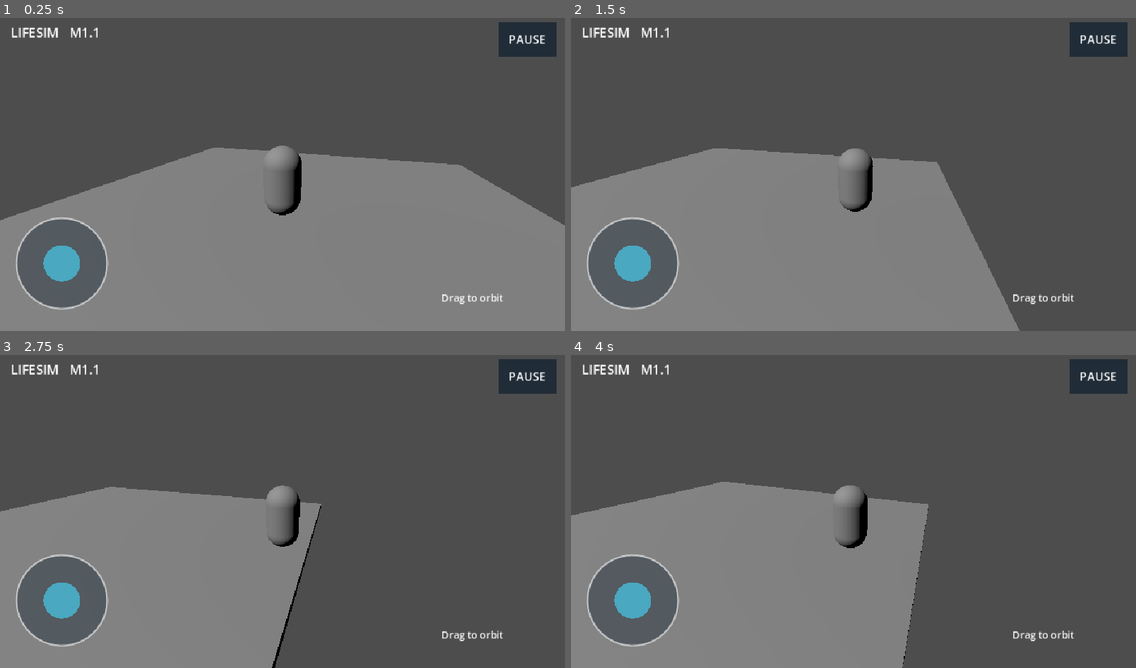
Above: before the commit, frames 1-4 (two rows, left to right).
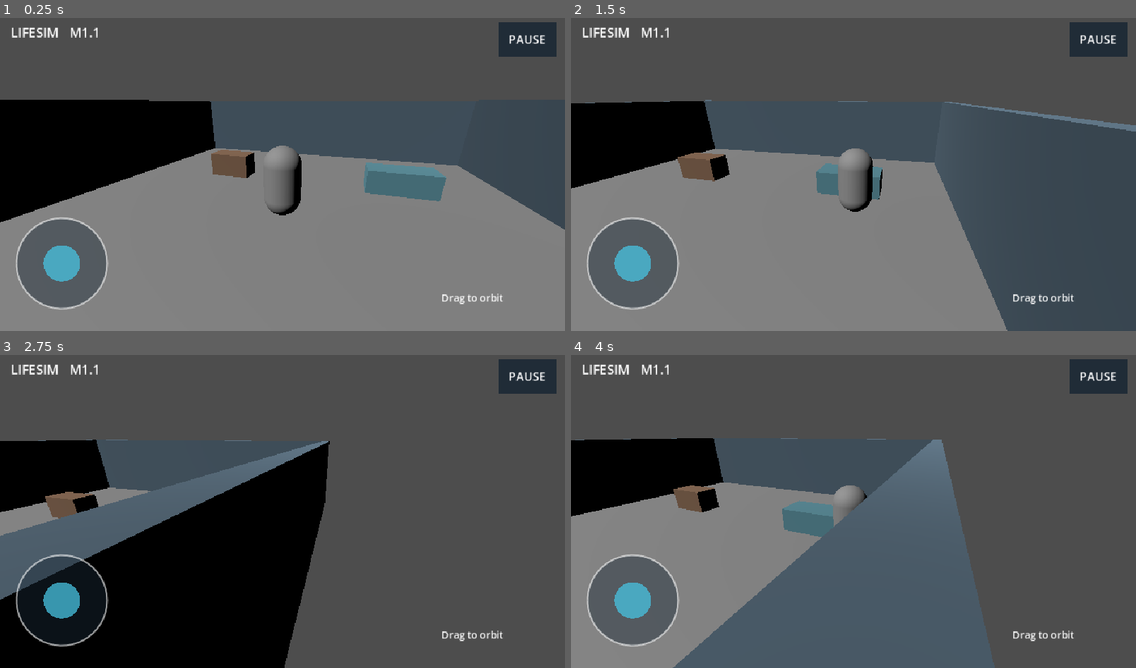
Above: after the commit, the same moments.

Repository: Ye-Shwethway/creators-universe-lifesim
Game: Godot game, scene res://scenes/main.tscn
The game is run twice, just before and just after one commit, with the same random seed, the same clock (stepped at 60 frames per second) and the same inputs.
Inputs (mouse positions are in pixels of both pictures, inside the frame that each line leads up to):
- Up to frame 1 (0.25 s): no input
- Up to frame 2 (1.5 s): move the mouse to (977, 155) at 0.52 s; hold D (move_right) 0.53-1.25 s; hold Shift (sprint) 0.53-1.25 s; click (977, 155) at 0.67 s; drag from (740, 187) to (825, 237) at 1.27 s
- Up to frame 3 (2.75 s): move the mouse to (339, 439) at 2.02 s; hold D (move_right) from 2.03 s (still down); hold Shift (sprint) from 2.03 s (still down)
- Up to frame 4 (4 s): release D (move_right) at 2.75 s; release Shift (sprint) at 2.75 s; drag from (825, 574) to (684, 461) at 2.77 s; move the mouse to (1023, 558) at 3.52 s; hold A (move_left) from 3.53 s (still down); hold Shift (sprint) from 3.53 s (still down)

The runs differ from the first frame. In frame 1, 13% of the frame differs, in the area x 0-100%, y 26-68%; in frame 2, 7.7%; in frame 3, 34%, in the area x 0-59%, y 27-100%; in frame 4, 27%.

Commit message:
feat(M1.2): add bounded collision room and procedural furniture

Diff:
--- a/scripts/main.gd
+++ b/scripts/main.gd
@@ -20,6 +20,7 @@
     floor_mesh.position.y = -0.1
     ground.add_child(floor_mesh)
     add_child(ground)
+    _build_room()
     player = LifeSimPlayer.new()
     var col := CollisionShape3D.new()
     var capsule := CapsuleShape3D.new()
@@ -68,3 +69,31 @@
     paused = not paused
     player.set_physics_process(not paused)
     player.input_axis = Vector2.ZERO
+
+func _build_room() -> void:
+    # Light public procedural room perimeter; collision prevents leaving the platform.
+    _box_prop(Vector3(0.0, 1.5, -7.0), Vector3(14.0, 3.0, 0.35), Color(0.30, 0.38, 0.44))
+    _box_prop(Vector3(-7.0, 1.5, 0.0), Vector3(0.35, 3.0, 14.0), Color(0.30, 0.38, 0.44))
+    _box_prop(Vector3(7.0, 1.5, 0.0), Vector3(0.35, 3.0, 14.0), Color(0.30, 0.38, 0.44))
+    _box_prop(Vector3(0.0, 1.5, 7.0), Vector3(14.0, 3.0, 0.35), Color(0.30, 0.38, 0.44))
+    # Simple furniture silhouettes, no third-party assets.
+    _box_prop(Vector3(3.4, 0.4, -2.6), Vector3(2.2, 0.8, 1.0), Color(0.33, 0.53, 0.58))
+    _box_prop(Vector3(-3.0, 0.45, -2.6), Vector3(1.6, 0.9, 0.8), Color(0.50, 0.38, 0.29))
+
+func _box_prop(center: Vector3, size: Vector3, tint: Color) -> void:
+    var body := StaticBody3D.new()
+    body.position = center
+    var collision := CollisionShape3D.new()
+    var shape := BoxShape3D.new()
+    shape.size = size
+    collision.shape = shape
+    body.add_child(collision)
+    var visual := MeshInstance3D.new()
+    var mesh := BoxMesh.new()
+    mesh.size = size
+    visual.mesh = mesh
+    var mat := StandardMaterial3D.new()
+    mat.albedo_color = tint
+    visual.material_override = mat
+    body.add_child(visual)
+    add_child(body)
